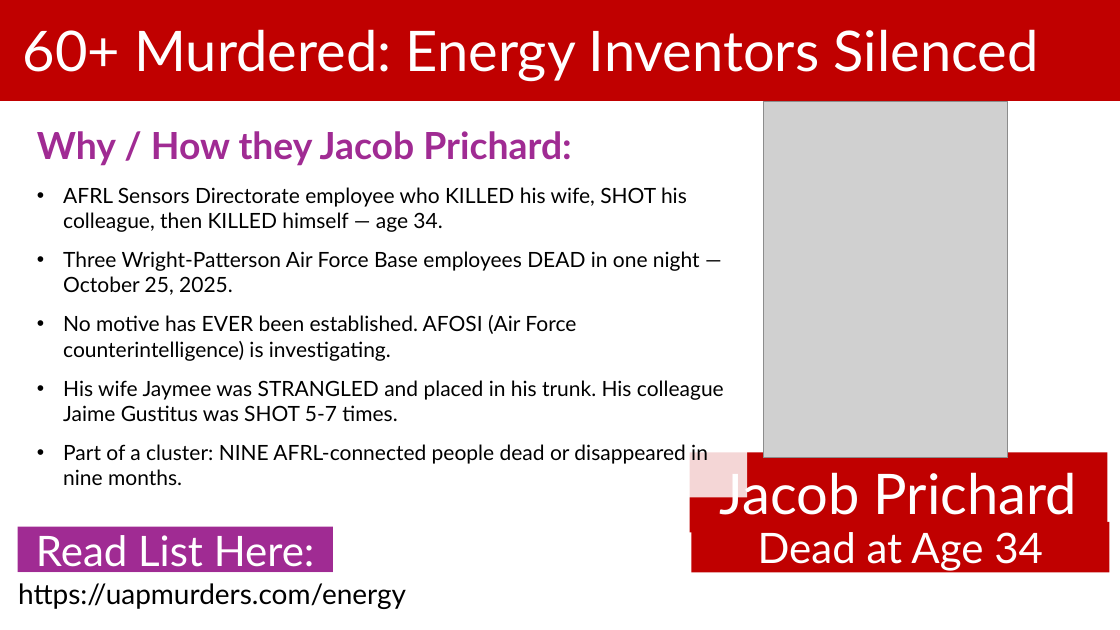
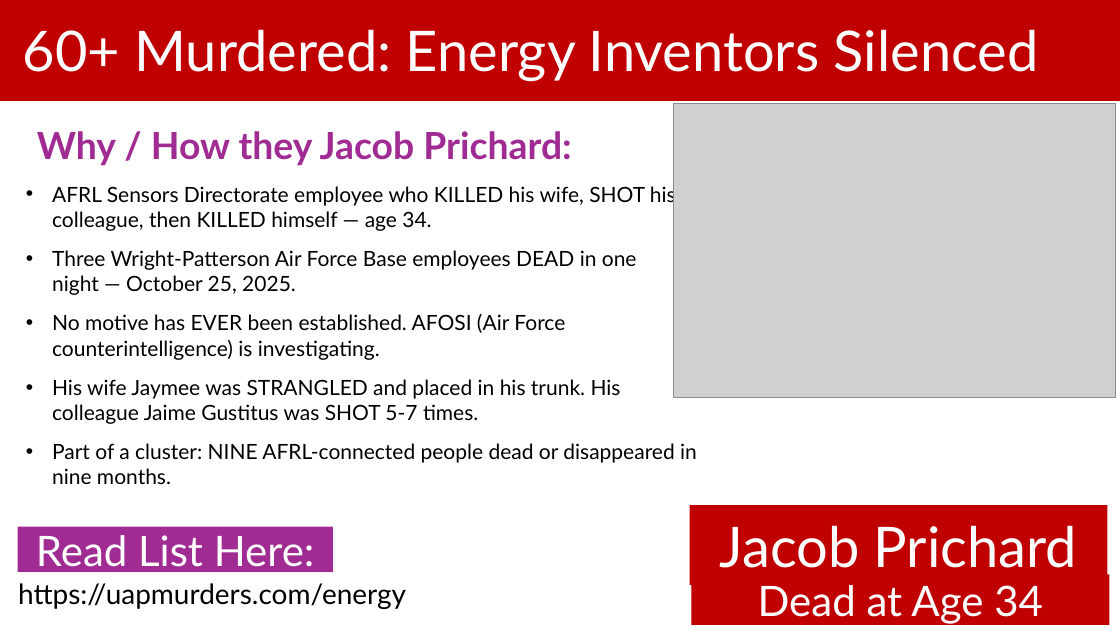
Before and after one commit to BryanStarbuck/UAP_Murder_Docus, a slide deck: slide 22 of Energy/Energy_Murders.pptx (slide 18 before the commit). Drawn at 1120x630 pixels with LibreOffice and Linux fonts; fonts in the diff are those of the drawing; grey boxes stand for pictures. Boxes give left, top, right and bottom in pixels: in the first picture for what was removed or moved away, otherwise in the second. Text is boxed around its words. In the diff, an @@ line names an element or a change of style, - is before the commit and + after.

Commit message:
Update presentation files for Energy, Physics, and UAPs investigations

```diff
--- a/Energy/Energy_Murders.pptx
+++ b/Energy/Energy_Murders.pptx
@@ picture added at (674, 103, 1116, 397) @@
@@ picture removed at (764, 101, 1008, 458) @@
@@ text "AFRL Sensors Directorate employee who ..." rewrapped from (63, 187, 724, 485) to (52, 183, 697, 484) @@
@@ rectangle "Jacob Prichard": place and size @@
-rectangle "Jacob Prichard" at (690, 453, 1108, 533)
+rectangle "Jacob Prichard" at (690, 505, 1108, 585)
@@ text "https://uapmurders.com/energy" rewrapped from (10, 572, 1084, 614) to (18, 583, 406, 609) @@
@@ rectangle "Dead at Age 34": place and size @@
-rectangle "Dead at Age 34" at (691, 522, 1110, 572)
+rectangle "Dead at Age 34" at (691, 575, 1110, 625)
```
Also in this commit, not shown: 40 other slides changed, 2 slides removed, 2 other files.
